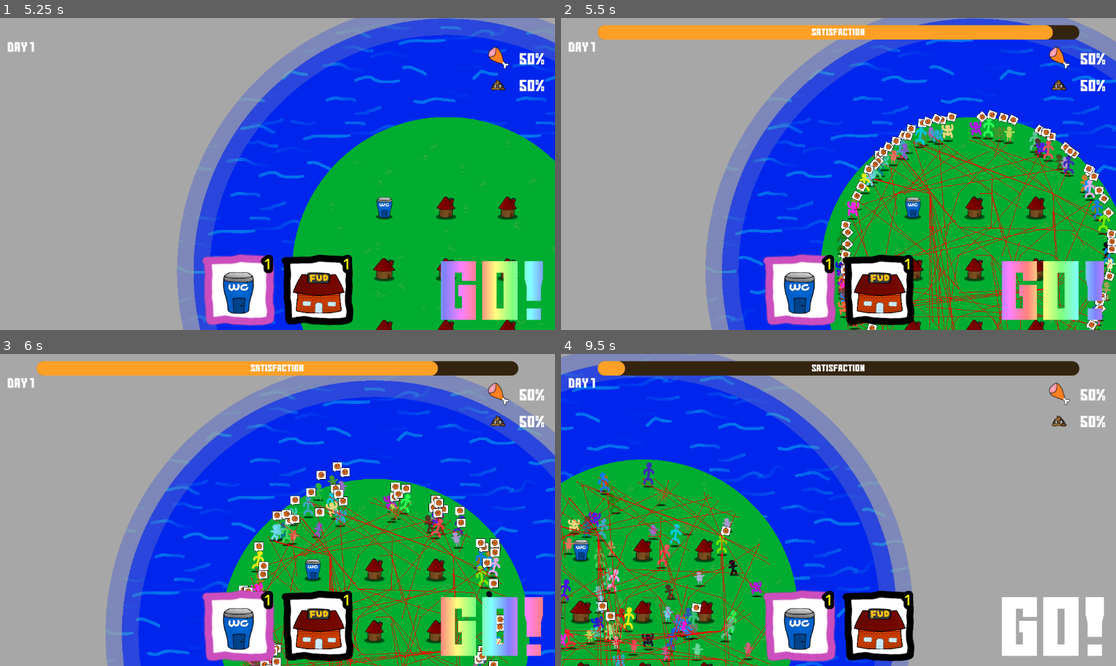
Above: before the commit, frames 1-4 (two rows, left to right).
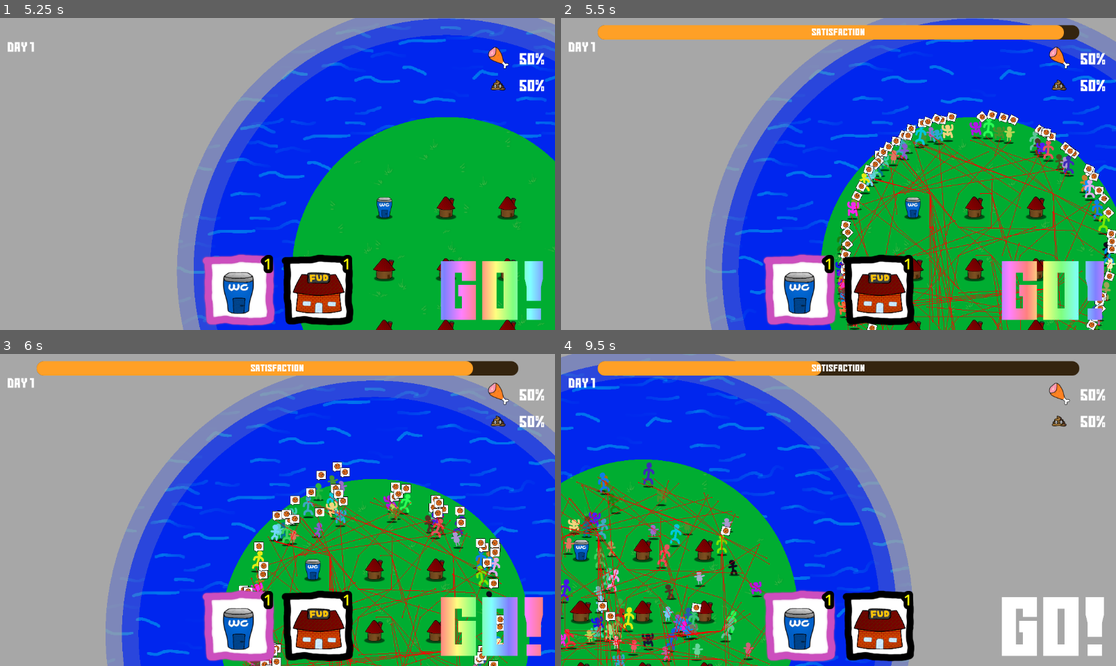
Above: after the commit, the same moments.

Repository: Viggzta/gmtk-jam-2024
Game: Godot game, scene res://main_menu.tscn
The game is run twice, just before and just after one commit, with the same random seed, the same clock (stepped at 60 frames per second) and the same inputs. Sound files missing from this copy of the repository are replaced by a short silence.
Inputs (mouse positions are in pixels of both pictures, inside the frame that each line leads up to):
- Up to frame 1 (5.25 s): click (271, 130) at 0.5 s; tap Enter at 1.25 s; move the mouse to (216, 111) at 1.27 s; press the mouse at (216, 111) at 1.28 s; hold W (up) 1.28-2.78 s; move the mouse to (216, 264) at 2.02 s; release the mouse at (216, 264) at 2.03 s; right-click (216, 264) at 2.1 s; click (216, 264) at 2.17 s; move the mouse to (277, 301) at 2.77 s; press the mouse at (277, 301) at 2.78 s; hold A (left) 2.78-4.28 s; move the mouse to (432, 308) at 3.52 s; release the mouse at (432, 308) at 3.53 s; right-click (432, 308) at 3.6 s; click (432, 308) at 3.67 s; move the mouse to (405, 308) at 4.27 s; press the mouse at (405, 308) at 4.28 s; hold S (down) 4.28-5.03 s; move the mouse to (471, 276) at 5.02 s; release the mouse at (471, 276) at 5.03 s; hold D (right) from 5.03 s (still down); right-click (471, 276) at 5.1 s; click (471, 276) at 5.17 s
- Up to frame 2 (5.5 s): keep holding D (right)
- Up to frame 3 (6 s): move the mouse to (444, 606) at 5.77 s; release D (right) at 5.78 s; press the mouse at (444, 606) at 5.78 s; hold W (up) from 5.78 s (still down)
- Up to frame 4 (9.5 s): move the mouse to (894, 441) at 6.52 s; release W (up) at 6.53 s; release the mouse at (894, 441) at 6.53 s; hold D (right) 6.53-8.78 s; right-click (894, 441) at 6.6 s; move the mouse to (810, 572) at 7.27 s; press the mouse at (810, 572) at 7.28 s; move the mouse to (1005, 556) at 8.02 s; release the mouse at (1005, 556) at 8.03 s; right-click (1005, 556) at 8.1 s; click (1005, 556) at 8.17 s; move the mouse to (672, 463) at 8.77 s; press the mouse at (672, 463) at 8.78 s; hold S (down) from 8.78 s (still down)

Frame 1 is identical in both runs. In frame 2, 0.1% of the frame differs, in the area x 87-91%, y 2-7%; in frame 3, 0.3%; in frame 4, 1.6%, in the area x 10-47%, y 2-7%.

Commit message:
Add max decrease time

Diff:
--- a/src/scripts/Globals.gd
+++ b/src/scripts/Globals.gd
@@ -18,7 +18,7 @@
 
 var level_restrictions: Dictionary = {
 	1 : {BuildingType.Type.ShitHouse : 2, BuildingType.Type.Donken : 1},
-	2 : {BuildingType.Type.ShitHouse : 4, BuildingType.Type.Donken : 4},
+	2 : {BuildingType.Type.ShitHouse : 4, BuildingType.Type.Donken : 2},
 	3 : {BuildingType.Type.ShitHouse : 4, BuildingType.Type.Donken : 4},
 	4 : {BuildingType.Type.ShitHouse : 4, BuildingType.Type.Donken : 4},
 	5 : {BuildingType.Type.ShitHouse : 4, BuildingType.Type.Donken : 4},
--- a/src/scripts/ui/satisfaction_ui.gd
+++ b/src/scripts/ui/satisfaction_ui.gd
@@ -1,6 +1,6 @@
 extends Control
 
-const modifier: float = 0.14
+const modifier: float = 0.08
 const max_percent_per_second: float = 50
 const day_modifier:float = 0.005
 
@@ -24,7 +24,8 @@
 			win.emit()
 			return
 
-		$ProgressBar.value -= needs * modifier * delta + current_day * day_modifier
+		var decrease: float = needs * modifier * delta + current_day * day_modifier
+		$ProgressBar.value -= clampf(decrease, 0, max_percent_per_second * delta)
 		if($ProgressBar.value == 0):
 			lose.emit()
 
